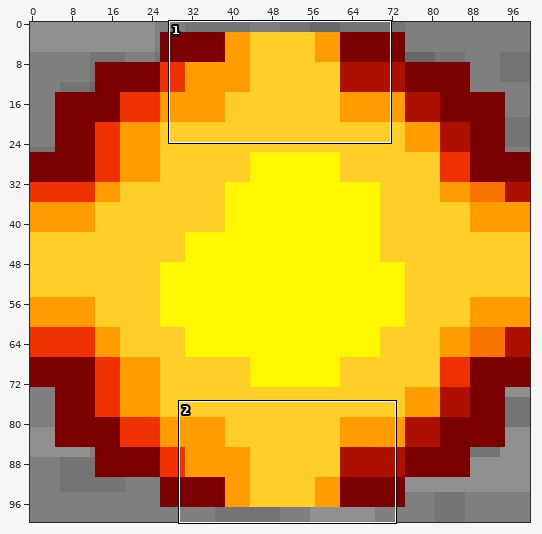
One commit to this sprite sheet: assets/bomb_center.png. The first picture is a wide view before the edit; the outline marks the close-up.
Close-up. First the earlier version:
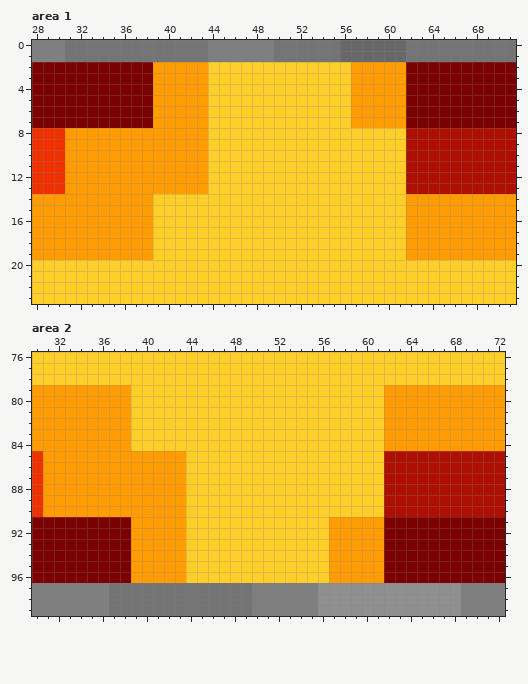
The file is 100x100 pixels. Shown: area 1: x 28..71, y 0..23; area 2: x 30..72, y 76..99.
And afterwards:
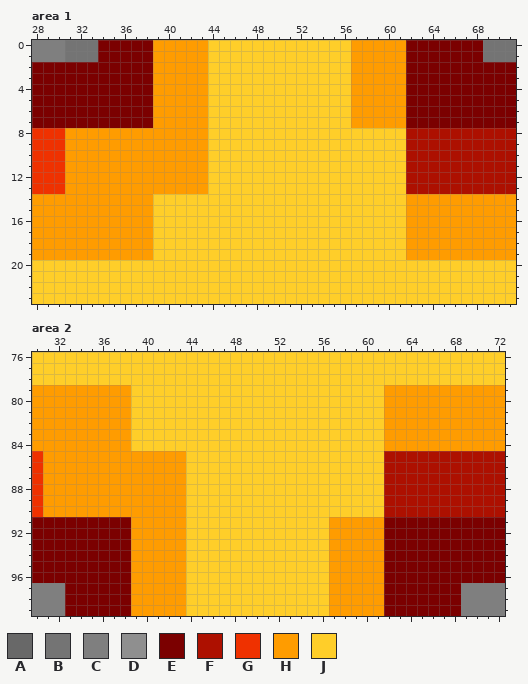
Palette (. is transparent): A #686868  B #747474  C #7f7f7f  D #8f8f8f  E #7b0000  F #ad1000  G #ef3100  H #ff9c00  J #ffce29
The exact change:
--- area 1
@@ x 28..71 @@
- 0 CCCBBBBBBBBBBBBBCCCCCCBBBBBBAAAAAABBBBBBBBBB
- 1 CCCBBBBBBBBBBBBBCCCCCCBBBBBBAAAAAABBBBBBBBBB
+ 0 CCCBBBEEEEEHHHHHJJJJJJJJJJJJJHHHHHEEEEEEEBBB
+ 1 CCCBBBEEEEEHHHHHJJJJJJJJJJJJJHHHHHEEEEEEEBBB
  2 EEEEEEEEEEEHHHHHJJJJJJJJJJJJJHHHHHEEEEEEEEEE
--- area 2
@@ x 30..72 @@
  96 EEEEEEEEEHHHHHJJJJJJJJJJJJJHHHHHEEEEEEEEEEE
- 97 CCCCCCCBBBBBBBBBBBBBCCCCCCDDDDDDDDDDDDDCCCC
- 98 CCCCCCCBBBBBBBBBBBBBCCCCCCDDDDDDDDDDDDDCCCC
- 99 CCCCCCCBBBBBBBBBBBBBCCCCCCDDDDDDDDDDDDDCCCC
+ 97 CCCEEEEEEHHHHHJJJJJJJJJJJJJHHHHHEEEEEEECCCC
+ 98 CCCEEEEEEHHHHHJJJJJJJJJJJJJHHHHHEEEEEEECCCC
+ 99 CCCEEEEEEHHHHHJJJJJJJJJJJJJHHHHHEEEEEEECCCC
Pixel boxes of the changes (left, top, right, bottom) in both close-ups:
changed: (98, 40, 483, 62)
changed: (65, 583, 461, 616)
